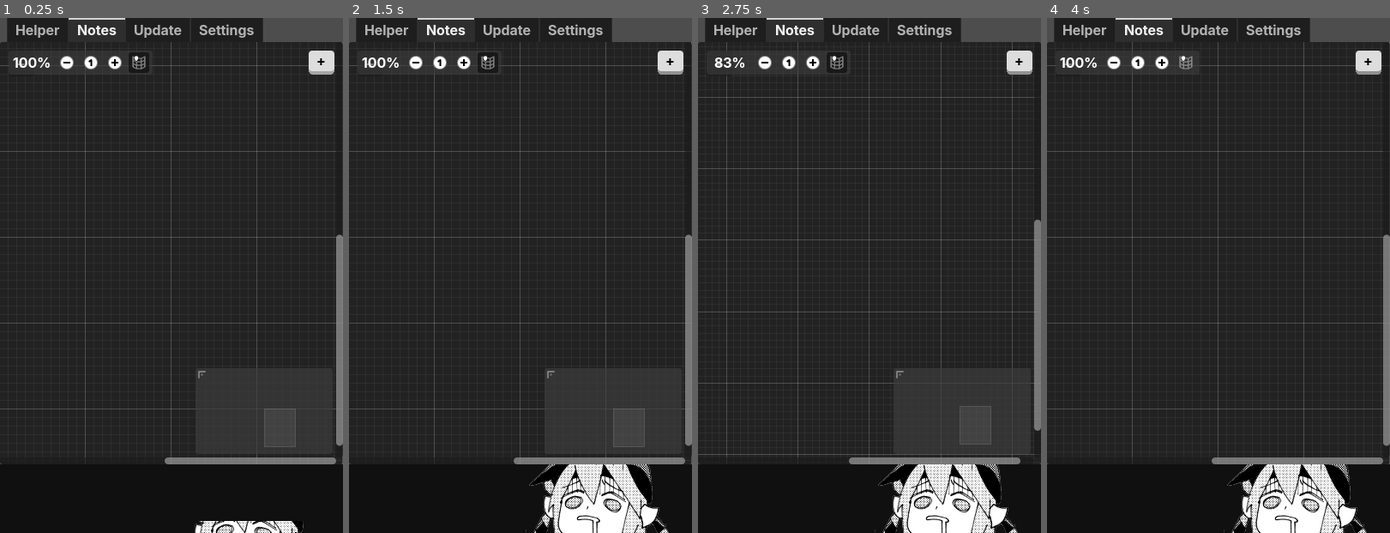
Above: before the commit, frames 1-4 (left to right).
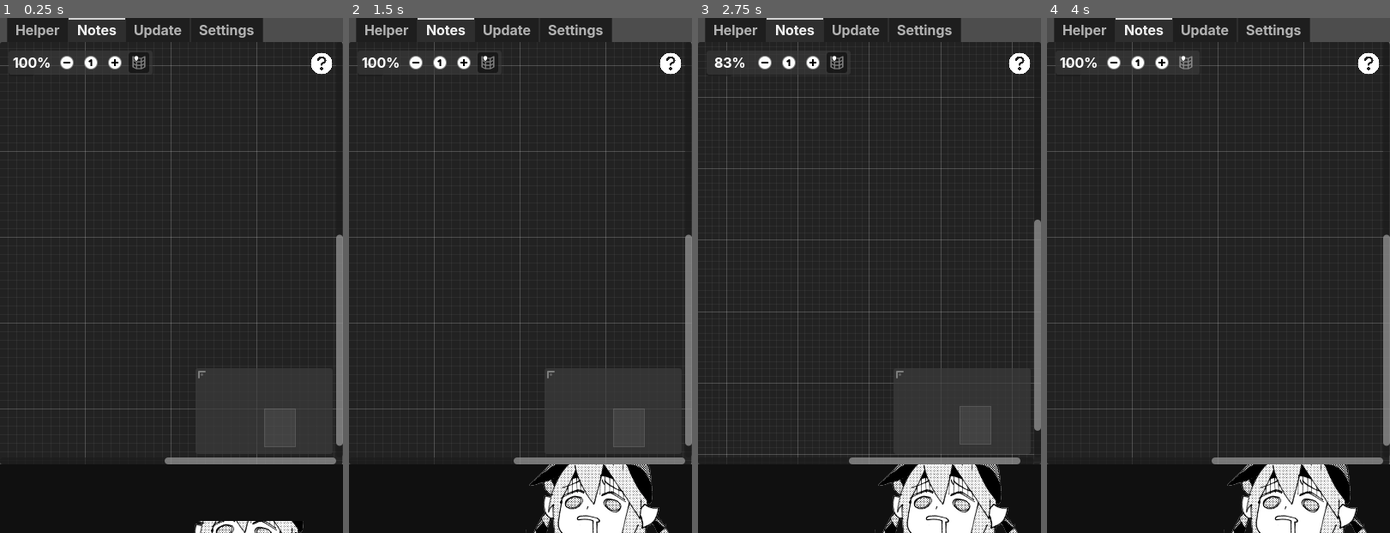
Above: after the commit, the same moments.

Repository: Wartificer/TamaHelper
Game: Godot game, scene res://Main.tscn
Two runs of this game, one before a commit and one after it. Both use one fixed random seed, a clock stepped at 60 frames per second and the inputs below.
Inputs (mouse positions are in pixels of both pictures, inside the frame that each line leads up to):
- Up to frame 1 (0.25 s): no input
- Up to frame 2 (1.5 s): click "+" at 0.5 s; click "+" at 1.25 s
- Up to frame 3 (2.75 s): click (766, 64) at 2 s
- Up to frame 4 (4 s): click (1163, 64) at 2.75 s; click (1184, 64) at 3.5 s

The runs differ from the first frame. In frame 1, 0.3% of the frame differs, in the area x 90-98%, y 6-11%; in frame 2, 0.3%; in frame 3, 0.3%; in frame 4, 0.3%.

Commit message:
WIP Notes

Diff:
--- a/Core/Notes.gd
+++ b/Core/Notes.gd
@@ -60,27 +60,49 @@
 			_handle_paste()
 
 func _handle_paste():
-	var clipboard_text = DisplayServer.clipboard_get()
-	if clipboard_text != "":
+	var clipboard_image = DisplayServer.clipboard_get_image()
+	if clipboard_image:
 		# Create text node at center of view
 		var center_pos = scroll_offset + size / 2
-		_create_text_node(center_pos, clipboard_text)
+		_create_image_node_from_image(center_pos, clipboard_image)
+	else:
+		var clipboard_text = DisplayServer.clipboard_get()
+		if clipboard_text != "":
+			# Create text node at center of view
+			var center_pos = scroll_offset + size / 2
+			_create_text_node(center_pos, clipboard_text)
 
 func _on_add_button_pressed():
 	# Create a new text node at a default position
 	var pos = Vector2(100 + node_counter * 50, 100 + node_counter * 50)
 	_create_text_node(pos, "New Note")
 
+#func _on_add_image_button_pressed():
+	## Open file dialog to select an image
+	#file_dialog.popup_centered(Vector2i(800, 600))
+
+func _on_file_selected(path: String):
+	# Create image node from selected file
+	var pos = Vector2(100 + node_counter * 50, 100 + node_counter * 50)
+	_create_image_node(pos, path)
+
 func _create_text_node(pos: Vector2, text: String):
-	var text_node = preload("res://Core/UIElements/TextNoteNode.gd").new()
+	var text_node = preload("res://Core/UIElements/TextNoteNode.tscn").instantiate()
 	text_node.setup_node(node_counter, text)
 	text_node.position_offset = pos
 	add_child(text_node)
 	node_counter += 1
 
 func _create_image_node(pos: Vector2, image_path: String):
-	var image_node = preload("res://Core/UIElements/ImageNoteNode.gd").new()
+	var image_node = preload("res://Core/UIElements/ImageNoteNode.tscn").instantiate()
 	image_node.setup_node(node_counter, image_path)
+	image_node.position_offset = pos
+	add_child(image_node)
+	node_counter += 1
+
+func _create_image_node_from_image(pos: Vector2, image: Image, title_text: String = "Image"):
+	var image_node = preload("res://Core/UIElements/ImageNoteNode.tscn").instantiate()
+	image_node.setup_node_from_image(node_counter, image, title_text)
 	image_node.position_offset = pos
 	add_child(image_node)
 	node_counter += 1
--- a/Core/Notes.tscn
+++ b/Core/Notes.tscn
@@ -1,6 +1,7 @@
-[gd_scene load_steps=2 format=3 uid="uid://hxajlxqfhrhp"]
+[gd_scene load_steps=3 format=3 uid="uid://hxajlxqfhrhp"]
 
 [ext_resource type="Script" uid="uid://bskhqt253m6ih" path="res://Core/Notes.gd" id="1_u15te"]
+[ext_resource type="Texture2D" uid="uid://c8q4x40vapued" path="res://Images/help-icon.svg" id="2_y60um"]
 
 [node name="Notes" type="GraphEdit"]
 anchors_preset = 15
@@ -39,7 +40,27 @@
 theme_override_constants/margin_right = 10
 theme_override_constants/margin_bottom = 10
 
-[node name="AddNoteButton" type="Button" parent="UI/MarginContainer"]
+[node name="HBoxContainer" type="HBoxContainer" parent="UI/MarginContainer"]
+layout_mode = 2
+size_flags_horizontal = 8
+size_flags_vertical = 0
+theme_override_constants/separation = 12
+alignment = 1
+
+[node name="TextureRect" type="TextureRect" parent="UI/MarginContainer/HBoxContainer"]
+custom_minimum_size = Vector2(30, 30)
+layout_mode = 2
+tooltip_text = "Paste text and images
+directly by ctrl+c / ctrl+v.
+Click and press DEL to
+remove notes.
+Your notes will be saved
+between sessions."
+texture = ExtResource("2_y60um")
+expand_mode = 3
+
+[node name="AddNoteButton" type="Button" parent="UI/MarginContainer/HBoxContainer"]
+visible = false
 custom_minimum_size = Vector2(30, 0)
 layout_mode = 2
 size_flags_horizontal = 8
--- a/Core/UIElements/ImageNoteNode.gd
+++ b/Core/UIElements/ImageNoteNode.gd
@@ -4,6 +4,7 @@
 var texture_rect: TextureRect
 var node_id: int
 var image_path: String
+var image_data: Image  # Store the actual image data
 
 func setup_node(id: int, img_path: String):
 	node_id = id
@@ -14,44 +15,70 @@
 	# Set up the GraphNode
 	resizable = true
 
-	# Create TextureRect for displaying the image
-	texture_rect = TextureRect.new()
-	texture_rect.expand_mode = TextureRect.EXPAND_FIT_WIDTH_PROPORTIONAL
-	texture_rect.stretch_mode = TextureRect.STRETCH_KEEP_ASPECT_CENTERED
-
-	# Load and set the image
+	# Load image from path
 	var image = Image.new()
 	var error = image.load(img_path)
 
 	if error == OK:
-		var texture = ImageTexture.new()
-		texture.create_from_image(image)
-		texture_rect.texture = texture
+		image_data = image
+		_setup_texture_rect_with_image(image)
+	else:
+		_show_error_message("Failed to load image:\n" + img_path.get_file())
 
-		# Calculate appropriate size
-		var img_size = texture.get_size()
-		var max_width = 400
-		var max_height = 300
+func setup_node_from_image(id: int, image: Image, title_text: String = "Image"):
+	node_id = id
+	image_path = ""  # No file path since we're using direct image data
+	image_data = image
+	name = "ImageNote_" + str(id)
+	#title = title_text + " " + str(id)
 
-		var scale_factor = min(max_width / img_size.x, max_height / img_size.y)
-		scale_factor = min(scale_factor, 1.0)  # Don't scale up
+	# Set up the GraphNode
+	resizable = true
 
-		var display_size = img_size * scale_factor
-		texture_rect.size = display_size
-		size = display_size + Vector2(20, 50)  # Add padding for title and border
-	else:
-		# If image loading fails, show an error message
-		var label = Label.new()
-		label.text = "Failed to load image:\n" + img_path.get_file()
-		label.autowrap_mode = TextServer.AUTOWRAP_WORD_SMART
-		add_child(label)
-		size = Vector2(200, 100)
-		return
+	# Use the provided image directly
+	_setup_texture_rect_with_image(image)
+
+func _setup_texture_rect_with_image(image: Image):
+	# Create TextureRect for displaying the image
+	texture_rect = TextureRect.new()
+	texture_rect.expand_mode = TextureRect.EXPAND_KEEP_SIZE
+	texture_rect.stretch_mode = TextureRect.STRETCH_KEEP_ASPECT_CENTERED
+
+	# Create texture from image
+	var texture = ImageTexture.new()
+	texture.set_image(image)
+	texture_rect.texture = texture
+
+	# Calculate appropriate size
+	var img_size = texture.get_size()
+	var max_width = 400
+	var max_height = 300
+
+	var scale_factor = min(max_width / img_size.x, max_height / img_size.y)
+	scale_factor = min(scale_factor, 1.0)  # Don't scale up
+
+	var display_size = img_size * scale_factor
+	texture_rect.size = display_size
+	size = display_size + Vector2(20, 50)  # Add padding for title and border
 
 	add_child(texture_rect)
+
+func _show_error_message(message: String):
+	# If image loading fails, show an error message
+	var label = Label.new()
+	label.text = message
+	label.autowrap_mode = TextServer.AUTOWRAP_WORD_SMART
+	add_child(label)
+	size = Vector2(200, 100)
 
 func get_image_path() -> String:
 	return image_path
 
-func _on_close_request():
+func get_image_data() -> Image:
+	return image_data
+
+func has_image_data() -> bool:
+	return image_data != null
+
+func _on_close_button_pressed() -> void:
 	queue_free()
--- a/Core/UIElements/ImageNoteNode.tscn
+++ b/Core/UIElements/ImageNoteNode.tscn
@@ -1,11 +1,40 @@
-[gd_scene load_steps=2 format=3 uid="uid://bkjlku05rm4br"]
+[gd_scene load_steps=3 format=3 uid="uid://bkjlku05rm4br"]
 
 [ext_resource type="Script" uid="uid://dealx8oitrqe7" path="res://Core/UIElements/ImageNoteNode.gd" id="1_npvsj"]
+[ext_resource type="Texture2D" uid="uid://dn3bjstcka6te" path="res://Images/icon-close.svg" id="2_d3ry8"]
 
-[node name="TextNoteNode" type="GraphNode"]
-anchors_preset = 15
+[node name="ImageNoteNode" type="GraphNode"]
+offset_right = 36.0
+offset_bottom = 52.0
+slot/0/left_enabled = false
+slot/0/left_type = 0
+slot/0/left_color = Color(1, 1, 1, 1)
+slot/0/left_icon = null
+slot/0/right_enabled = false
+slot/0/right_type = 0
+slot/0/right_color = Color(1, 1, 1, 1)
+slot/0/right_icon = null
+slot/0/draw_stylebox = true
+script = ExtResource("1_npvsj")
+
+[node name="Control" type="Control" parent="."]
+layout_mode = 2
+
+[node name="CloseButton" type="Button" parent="Control"]
+custom_minimum_size = Vector2(30, 30)
+layout_mode = 1
+anchors_preset = 1
+anchor_left = 1.0
 anchor_right = 1.0
-anchor_bottom = 1.0
-grow_horizontal = 2
-grow_vertical = 2
-script = ExtResource("1_npvsj")
+offset_left = -12.0
+offset_top = -40.0
+offset_right = 18.0
+offset_bottom = -10.0
+grow_horizontal = 0
+size_flags_horizontal = 8
+size_flags_vertical = 0
+icon = ExtResource("2_d3ry8")
+flat = true
+expand_icon = true
+
+[connection signal="pressed" from="Control/CloseButton" to="." method="_on_close_button_pressed"]
--- a/Core/UIElements/TextNoteNode.gd
+++ b/Core/UIElements/TextNoteNode.gd
@@ -41,5 +41,5 @@
 	if text_edit:
 		text_edit.text = text
 
-func _on_close_request():
+func _on_close_button_pressed() -> void:
 	queue_free()
--- a/Core/UIElements/TextNoteNode.tscn
+++ b/Core/UIElements/TextNoteNode.tscn
@@ -1,11 +1,40 @@
-[gd_scene load_steps=2 format=3 uid="uid://8edyaqj2skqp"]
+[gd_scene load_steps=3 format=3 uid="uid://8edyaqj2skqp"]
 
 [ext_resource type="Script" uid="uid://cjqv3hut5hd8r" path="res://Core/UIElements/TextNoteNode.gd" id="1_3lxe5"]
+[ext_resource type="Texture2D" uid="uid://dn3bjstcka6te" path="res://Images/icon-close.svg" id="2_dmrl4"]
 
 [node name="TextNoteNode" type="GraphNode"]
-anchors_preset = 15
+offset_right = 36.0
+offset_bottom = 52.0
+slot/0/left_enabled = false
+slot/0/left_type = 0
+slot/0/left_color = Color(1, 1, 1, 1)
+slot/0/left_icon = null
+slot/0/right_enabled = false
+slot/0/right_type = 0
+slot/0/right_color = Color(1, 1, 1, 1)
+slot/0/right_icon = null
+slot/0/draw_stylebox = true
+script = ExtResource("1_3lxe5")
+
+[node name="Control" type="Control" parent="."]
+layout_mode = 2
+
+[node name="CloseButton" type="Button" parent="Control"]
+custom_minimum_size = Vector2(30, 30)
+layout_mode = 1
+anchors_preset = 1
+anchor_left = 1.0
 anchor_right = 1.0
-anchor_bottom = 1.0
-grow_horizontal = 2
-grow_vertical = 2
-script = ExtResource("1_3lxe5")
+offset_left = -12.0
+offset_top = -40.0
+offset_right = 18.0
+offset_bottom = -10.0
+grow_horizontal = 0
+size_flags_horizontal = 8
+size_flags_vertical = 0
+icon = ExtResource("2_dmrl4")
+flat = true
+expand_icon = true
+
+[connection signal="pressed" from="Control/CloseButton" to="." method="_on_close_button_pressed"]
--- /dev/null
+++ b/Images/help-icon.svg
@@ -0,0 +1,15 @@
+<!DOCTYPE svg PUBLIC "-//W3C//DTD SVG 1.1//EN" "http://www.w3.org/Graphics/SVG/1.1/DTD/svg11.dtd">
+<!-- Uploaded to: SVG Repo, www.svgrepo.com, Transformed by: SVG Repo Mixer Tools -->
+<svg width="800px" height="800px" viewBox="0 0 24 24" fill="none" xmlns="http://www.w3.org/2000/svg">
+
+<g id="SVGRepo_bgCarrier" stroke-width="0"/>
+
+<g id="SVGRepo_tracerCarrier" stroke-linecap="round" stroke-linejoin="round"/>
+
+<g id="SVGRepo_iconCarrier">
+
+<path d="M12 22C6.477 22 2 17.523 2 12S6.477 2 12 2s10 4.477 10 10-4.477 10-10 10zM7.92 9.234v.102a.5.5 0 0 0 .5.5h.997a.499.499 0 0 0 .499-.499c0-1.29.998-1.979 2.34-1.979 1.308 0 2.168.689 2.168 1.67 0 .928-.482 1.359-1.686 1.91l-.344.154C11.379 11.54 11 12.21 11 13.381v.119a.5.5 0 0 0 .5.5h.997a.499.499 0 0 0 .499-.499c0-.516.138-.723.55-.912l.345-.155c1.445-.654 2.529-1.514 2.529-3.39v-.103c0-1.978-1.72-3.441-4.164-3.441-2.478 0-4.336 1.428-4.336 3.734zm2.58 7.757c0 .867.659 1.509 1.491 1.509.85 0 1.509-.642 1.509-1.509 0-.867-.659-1.491-1.509-1.491-.832 0-1.491.624-1.491 1.491z" fill="#ffffff"/>
+
+</g>
+
+</svg>
Not shown, added: Images/help-icon.svg.import
